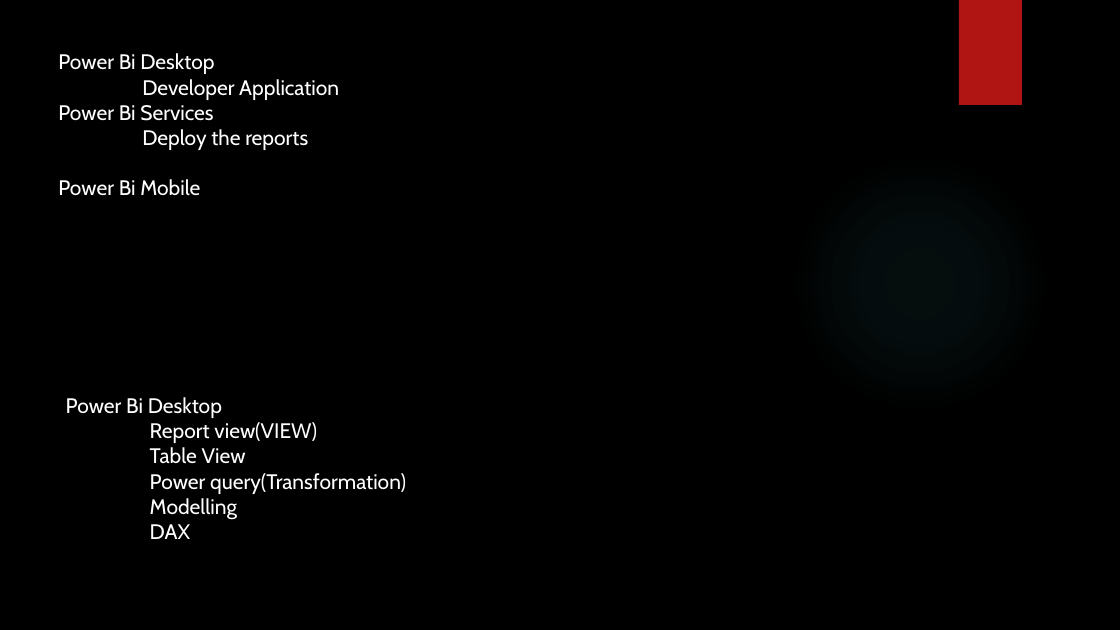
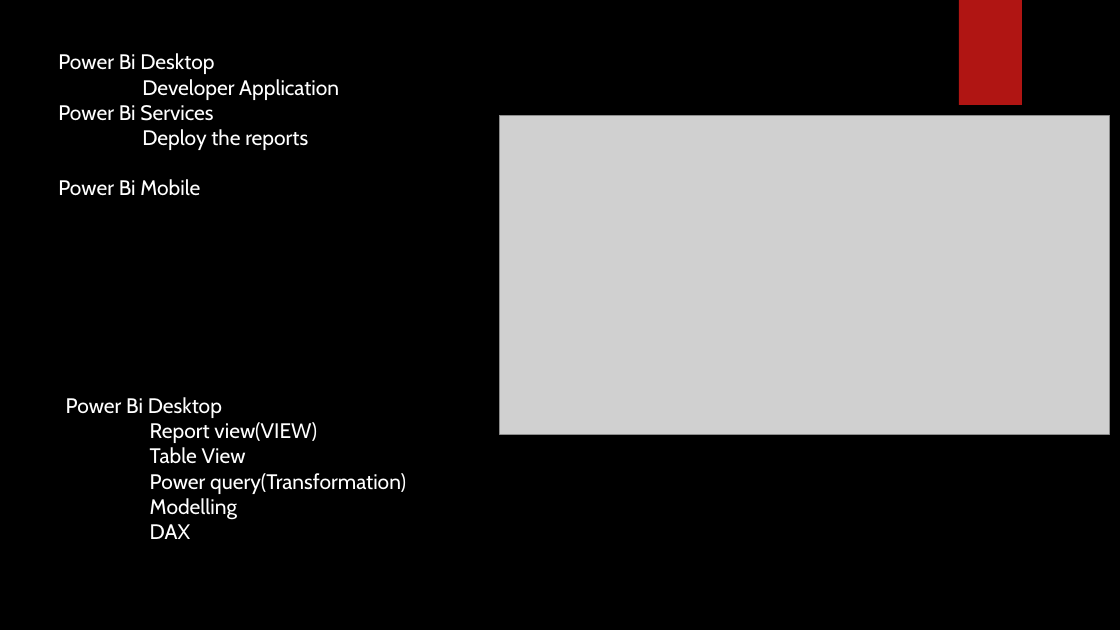
Before and after one commit to SHIVRAJSHINDE/Ethans, a slide deck: slide 5 of 17 18 20/5.Power Bi/Power Bi.pptx. Drawn at 1120x630 pixels with LibreOffice and Linux fonts; fonts in the diff are those of the drawing; grey boxes stand for pictures; background and template pictures are left out. Boxes give left, top, right and bottom in pixels: in the first picture for what was removed or moved away, otherwise in the second. Text is boxed around its words. In the diff, an @@ line names an element or a change of style, - is before the commit and + after.

```diff
--- a/17 18 20/5.Power Bi/Power Bi.pptx
+++ b/17 18 20/5.Power Bi/Power Bi.pptx
@@ picture added at (500, 115, 1110, 434) @@
@@ ellipse removed at (791, 154, 1049, 413) @@
```
Also in this commit, not shown: 58 other files.
